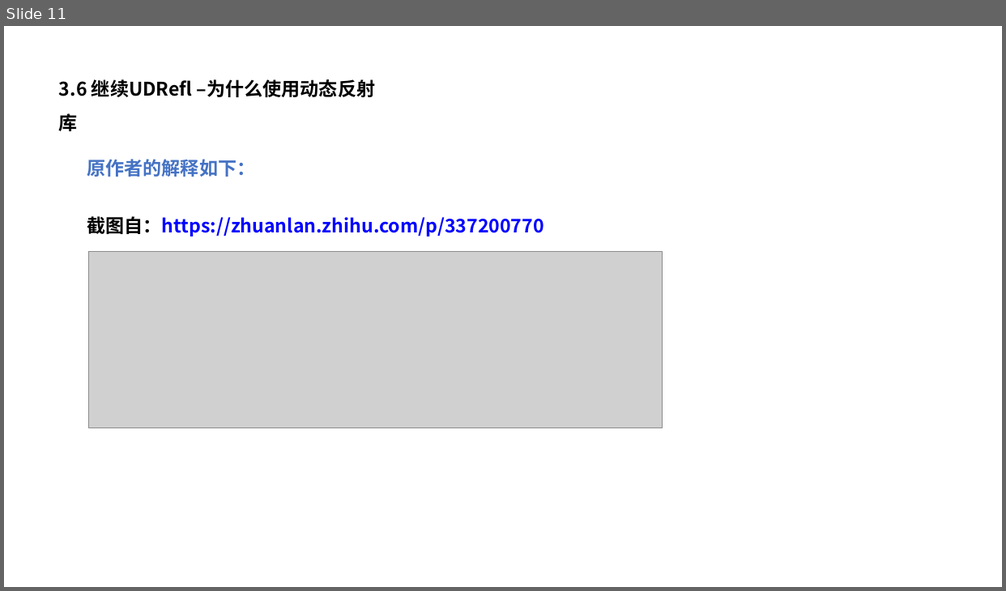
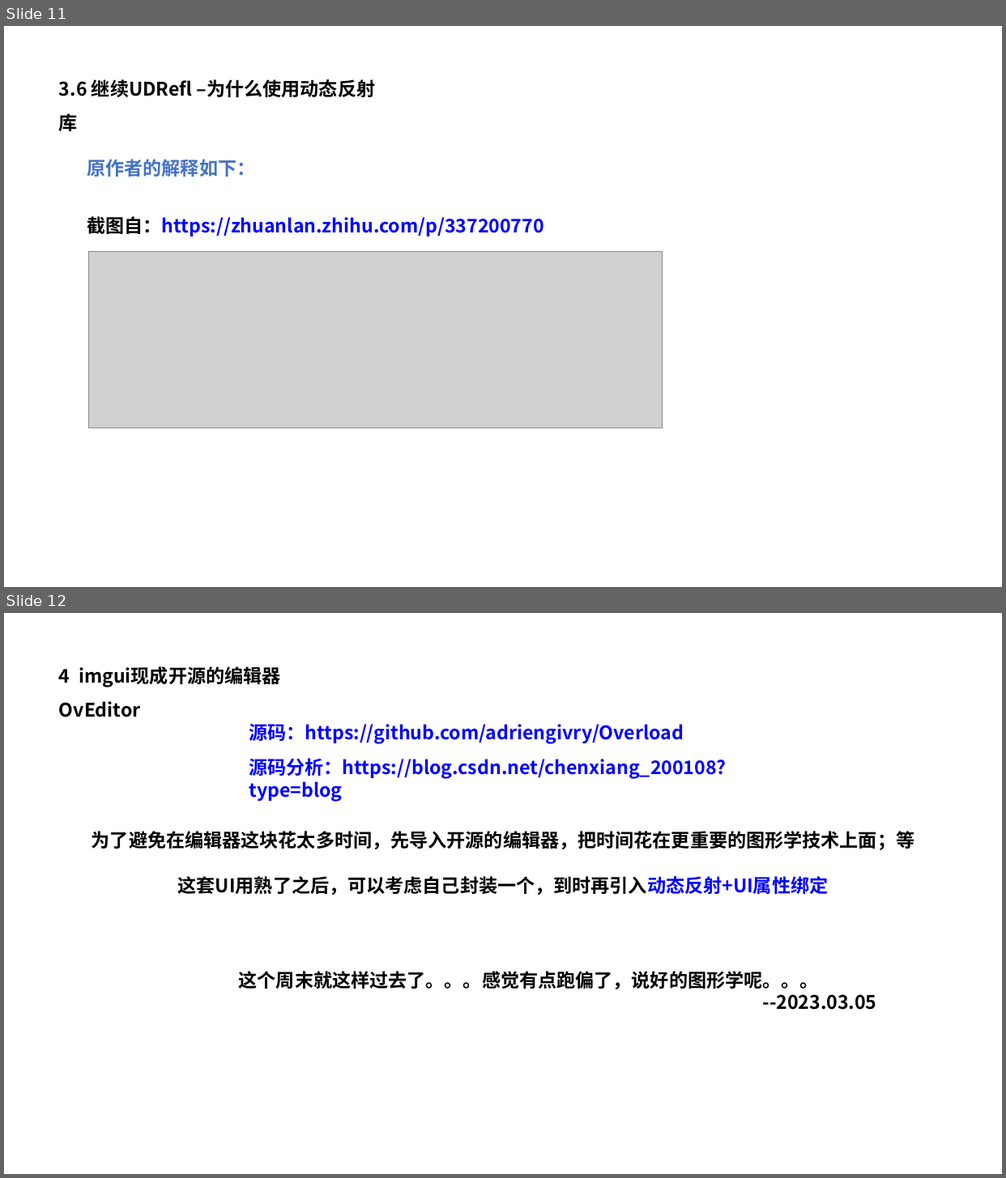
Before and after one commit to pczpcz/GAME102Learning, a slide deck: note/05 C++/静态反射库USRefl与imgui的界面绑定.pptx. Shown one above the other, each under a label of ours: slide 11 before the commit, slides 11 and 12 after it. The pictures are 1006x591 and 1006x1178 pixels, drawn with LibreOffice and Linux fonts; fonts in the diff are those of the drawing; grey boxes stand for pictures. Boxes give left, top, right and bottom in pixels: in the first picture for what was removed or moved away, otherwise in the second. Text is boxed around its words. In the diff, an @@ line names an element or a change of style, - is before the commit and + after.

```diff
--- a/note/05 C++/静态反射库USRefl与imgui的界面绑定.pptx
+++ b/note/05 C++/静态反射库USRefl与imgui的界面绑定.pptx
@@ slide 12 added at box(4, 613, 1002, 1174), background #FFFFFF @@
@@ text added at box(59, 669, 70, 683), 18 pt, text #000000, bold @@
+4 imgui现成开源的编辑器OvEditor
@@ text added at box(249, 723, 684, 744), 18 pt, text #0000FF, bold @@
+源码：https://github.com/adriengivry/Overload
@@ text added at box(249, 758, 726, 802), 18 pt, text #0000FF, bold @@
+源码分析：https://blog.csdn.net/chenxiang_200108?type=blog
@@ text added at box(91, 831, 914, 895), 18 pt, text #000000, bold @@
+为了避免在编辑器这块花太多时间，先导入开源的编辑器，把时间花在更重要的图形学技术上面；等这套UI用熟了之后，可以考虑自己封装一个，到时再引入动态反射+UI属性绑定
@@ text added at box(239, 971, 877, 1010), 18 pt, text #000000, bold @@
+这个周末就这样过去了。。。感觉有点跑偏了，说好的图形学呢。。。
+--2023.03.05
```
Also in this commit, not shown: 1 slide changed, 21 other slides added.
